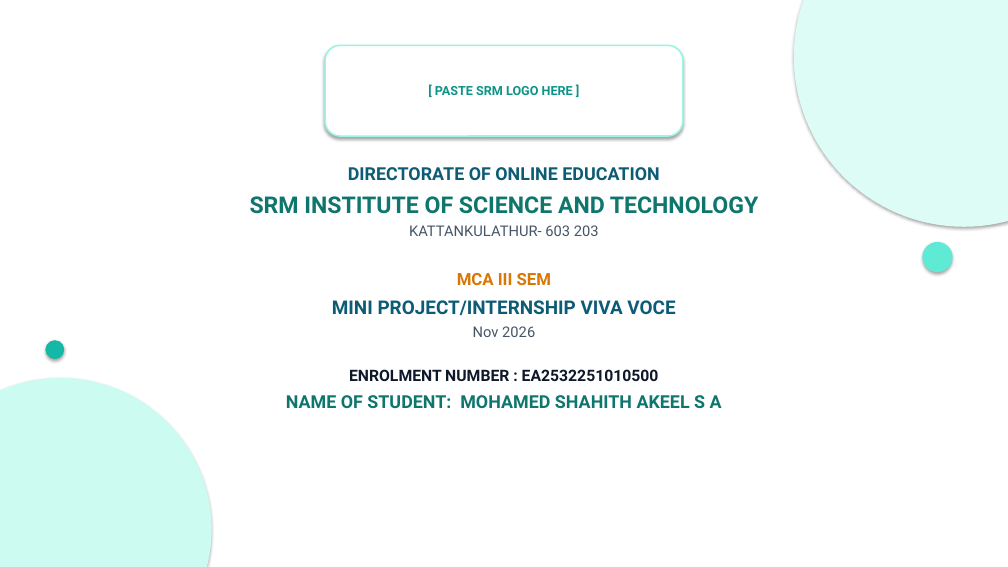
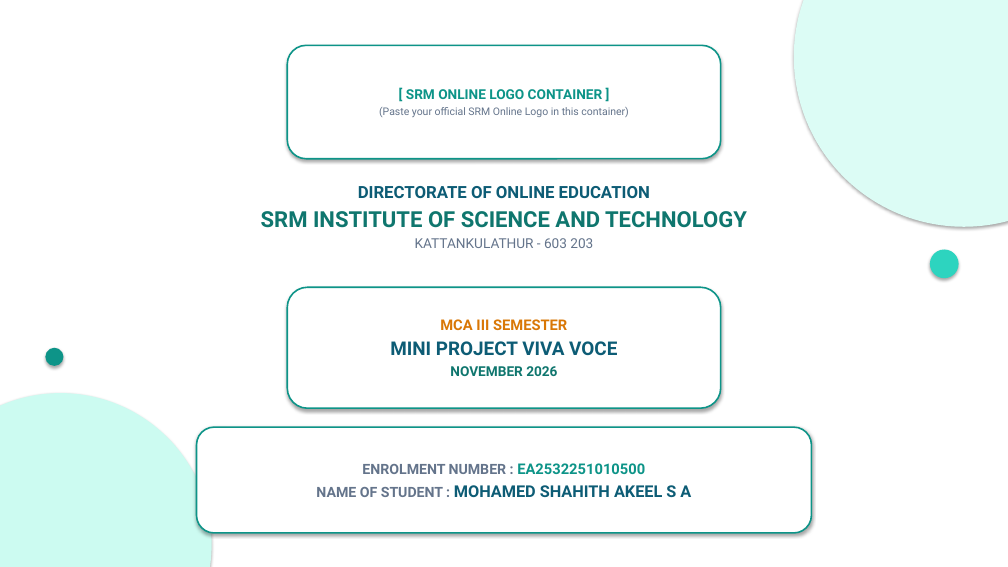
Before and after one commit to Shahith2004/Community-Item-Lending-System, a slide deck: slide 1 of Mini_Project_Viva_Voce.pptx. Drawn at 1008x567 pixels with LibreOffice and Linux fonts; fonts in the diff are those of the drawing. Boxes give left, top, right and bottom in pixels: in the first picture for what was removed or moved away, otherwise in the second. Text is boxed around its words. In the diff, an @@ line names an element or a change of style, - is before the commit and + after.

```diff
--- a/Mini_Project_Viva_Voce.pptx
+++ b/Mini_Project_Viva_Voce.pptx
@@ rounded rectangle "[ SRM ONLINE LOGO CONTAINER ...": place and size @@
-rounded rectangle "[ SRM ONLINE LOGO CONTAINER ..." at bbox=[325, 45, 683, 136]
+rounded rectangle "[ SRM ONLINE LOGO CONTAINER ..." at bbox=[287, 45, 721, 159]
@@ rounded rectangle "[ SRM ONLINE LOGO CONTAINER ..." at bbox=[287, 45, 721, 159]: outline #99F6E4 1.5 pt to #0D9488 1.5 pt @@
@@ text in rounded rectangle at bbox=[379, 89, 628, 117]: text changed; size 12 to 10 pt; text colour #0D9488 to #64748B; bold off @@
-[ PASTE SRM LOGO HERE ]
+[ SRM ONLINE LOGO CONTAINER ]
+(Paste your official SRM Online Logo in this container)
@@ text "DIRECTORATE OF ONLINE EDUCATION": place and size @@
-text "DIRECTORATE OF ONLINE EDUCATION" at bbox=[250, 167, 758, 408]
+text "DIRECTORATE OF ONLINE EDUCATION" at bbox=[261, 186, 747, 248]
@@ text at bbox=[261, 186, 747, 228]: size 17 to 16 pt in "DIRECTORATE OF ONLINE EDUCATION"; size 22 to 21 pt in "SRM INSTITUTE OF SCIENCE AND TECHNOLOGY"; less space between paragraphs @@
@@ text at bbox=[415, 238, 593, 248]: text changed; size 17 to 13 pt; text colour #0F766E to #64748B; bold off @@
-KATTANKULATHUR- 603 203
-MCA III SEM
-MINI PROJECT/INTERNSHIP VIVA VOCE
-Nov 2026
-ENROLMENT NUMBER : EA2532251010500
-NAME OF STUDENT: MOHAMED SHAHITH AKEEL S A
+KATTANKULATHUR - 603 203
@@ ellipse: place and size @@
-ellipse at bbox=[923, 242, 953, 272]
+ellipse at bbox=[930, 250, 959, 278]
@@ ellipse at bbox=[930, 250, 959, 278]: fill #5EEAD4 to #2DD4BF @@
@@ rounded rectangle added at bbox=[287, 287, 721, 408], fill #FFFFFF, outline #0D9488 1.5 pt, 18 pt, text #0D5C75, bold @@
+MCA III SEMESTER
+MINI PROJECT VIVA VOCE
+NOVEMBER 2026
@@ ellipse: place and size @@
-ellipse at bbox=[45, 340, 64, 359]
+ellipse at bbox=[45, 348, 64, 366]
@@ ellipse at bbox=[45, 348, 64, 366]: fill #14B8A6 to #0D9488 @@
@@ ellipse: place and size @@
-ellipse at bbox=[0, 378, 212, 567]
+ellipse at bbox=[0, 393, 212, 567]
@@ rounded rectangle added at bbox=[197, 427, 811, 533], fill #FFFFFF, outline #0D9488 1.5 pt, 13.5 pt, text #64748B, bold @@
+ENROLMENT NUMBER : EA2532251010500
+NAME OF STUDENT : MOHAMED SHAHITH AKEEL S A
```
Also in this commit, not shown: 1 other slide changed, 13 slides added, 13 slides removed, 1 other file.
